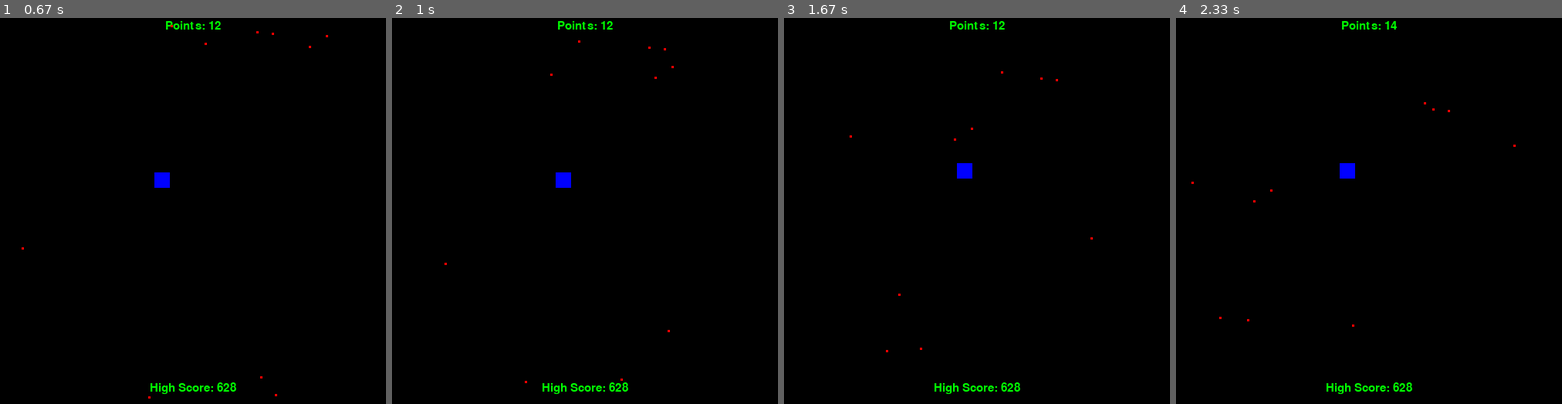
Above: before the commit, frames 1-4 (left to right).
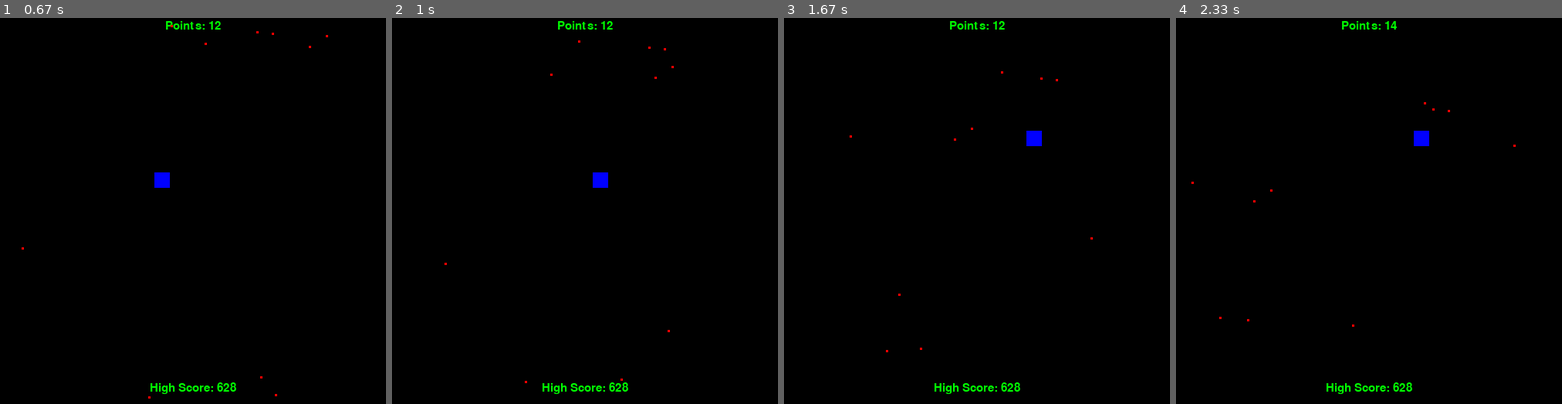
Above: after the commit, the same moments.

Repository: brianh00/pygame_blocks
Game: pygame game, started from main.py
The game is run twice, just before and just after one commit, with the same random seed, the same clock (stepped at 60 frames per second) and the same inputs.
Inputs:
- Up to frame 1 (0.67 s): tap Space at 0.33 s
- Up to frame 2 (1 s): hold Right from 0.67 s (still down); tap Space at 0.73 s
- Up to frame 3 (1.67 s): tap Space at 1.03, 1.23, 1.57 s; release Right at 1.13 s; hold Up 1.17-1.47 s; hold Right from 1.5 s (still down)
- Up to frame 4 (2.33 s): tap Space at 1.87, 2.07 s; release Right at 1.97 s; hold Left from 2 s (still down)

Frame 1 is identical in both runs. In frame 2, 0.3% of the frame differs, in the area x 42-56%, y 40-44%; in frame 3, 0.3%; in frame 4, 0.3%.

Commit message:
Fixed movement

Diff:
--- a/main.py
+++ b/main.py
@@ -2,26 +2,34 @@
 from player import Player
 from enemy import Enemy
 import time
+import os
 
+os.environ['SDL_VIDEO_CENTERED'] = '1'
 screen = pygame.display.set_mode((SCREEN_WIDTH, SCREEN_HEIGHT))
 game = Game(pause=True, screen_display=screen)
 playerObj = Player(screen)
 timer = pygame.time.Clock()
 
+
 while game.running:
     timer.tick(FPS)
     screen.fill('black')
 
+    # Event Handling
+    pressed = pygame.key.get_pressed()
+    if not game.pause:
+        playerObj.check_pressed(pressed)
+    else:
+        if pressed[pygame.K_SPACE]:
+            # Restart game
+            playerObj = Player(screen)
+            game = Game(pause=False, screen_display=screen)
+
     for event in pygame.event.get():
         if event.type == pygame.QUIT:
             game.running = False
-        if event.type == pygame.KEYDOWN and game.pause is False:
-            playerObj.check_keydown(event.key)
-        if event.type == pygame.KEYDOWN and game.pause is True:
-            # Restart game
-            if event.key == pygame.K_SPACE:
-                playerObj = Player(screen)
-                game = Game(pause=False, screen_display=screen)
+        if event.type == pygame.KEYUP and game.pause is False:
+            playerObj.check_keyup(event.key)
 
     game.display_score()
 
@@ -41,6 +49,8 @@
     playerObj.move_player()
     playerObj.draw_player(screen)
 
+    pygame.display.flip()
+
     # Check for collusions
     if playerObj.collide_enemies(enemy_hitboxes):
         pygame.mixer.Sound.play(game.crash_sound)
@@ -49,7 +59,5 @@
         time.sleep(1)
         game.pause = True
 
-    pygame.display.update()
-
 
 pygame.quit()
--- a/player.py
+++ b/player.py
@@ -23,18 +23,24 @@
         self.player_box = pygame.draw.rect(screen, 'blue',
                                            [self.player_x, self.player_y, self.player_size, self.player_size])
 
-    def check_keydown(self, event_key):
-        if event_key == pygame.K_SPACE:
+    def check_pressed(self, pressed):
+        if pressed[pygame.K_SPACE]:
             self.movement_x = 0
             self.movement_y = 0
-        if event_key == pygame.K_LEFT:
+        if pressed[pygame.K_LEFT]:
             self.movement_x = -self.movement_speed
-        if event_key == pygame.K_RIGHT:
+        if pressed[pygame.K_RIGHT]:
             self.movement_x = self.movement_speed
-        if event_key == pygame.K_UP:
+        if pressed[pygame.K_UP]:
             self.movement_y = -self.movement_speed
-        if event_key == pygame.K_DOWN:
+        if pressed[pygame.K_DOWN]:
             self.movement_y = self.movement_speed
+
+    def check_keyup(self, event_key):
+        if event_key in [pygame.K_LEFT, pygame.K_RIGHT]:
+            self.movement_x = 0
+        if event_key in [pygame.K_UP, pygame.K_DOWN]:
+            self.movement_y = 0
 
     def move_player(self):
         self.player_x += self.movement_x
